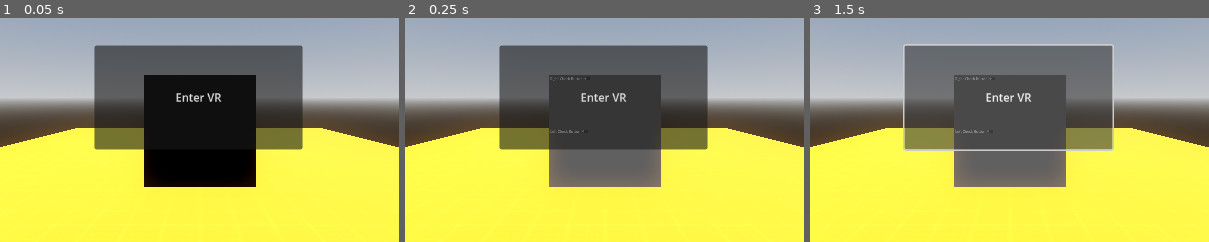
Above: before the commit, frames 1-3 (left to right).
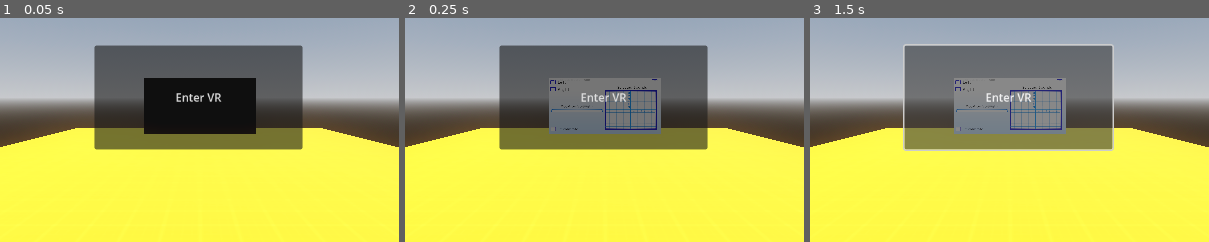
Above: after the commit, the same moments.

Repository: RomanSchifsky/CSCI5619-FinalProject
Game: Godot game, scene res://scenes/main.tscn
The game is run twice, just before and just after one commit, with the same random seed, the same clock (stepped at 60 frames per second) and the same inputs.
Inputs:
- Up to frame 1 (0.05 s): no input
- Up to frame 2 (0.25 s): no input
- Up to frame 3 (1.5 s): click "Enter VR" at 0.5 s; click "Enter VR" at 1.25 s
The pictures show only the part of the screen within x 25-75%, y 32-82%; the shares and areas given below are measured in that part.

The runs differ from the first frame. In frame 1, 7.0% of the frame differs, in the area x 36-65%, y 25-76%; in frame 2, 14%; in frame 3, 14%.

Commit message:
Layout Fixes
Improved the layout a bit with an actual picture

Diff:
--- a/scenes/main.tscn
+++ b/scenes/main.tscn
@@ -12,6 +12,7 @@
 [ext_resource type="PackedScene" uid="uid://b6bk2pj8vbj28" path="res://addons/godot-xr-tools/functions/movement_turn.tscn" id="6_ny43q"]
 [ext_resource type="PackedScene" uid="uid://c2q5phg8w08o" path="res://addons/godot-xr-tools/functions/movement_jump.tscn" id="7_l7nxi"]
 [ext_resource type="PackedScene" uid="uid://bk6ban0hctyym" path="res://addons/godot-xr-tools/functions/movement_wall_walk.tscn" id="8_niqa7"]
+[ext_resource type="Texture2D" uid="uid://dwrnh5pxqasnc" path="res://objects/mockup_v3.png" id="13_rjptj"]
 
 [sub_resource type="ProceduralSkyMaterial" id="ProceduralSkyMaterial_osj4q"]
 sky_horizon_color = Color(0.64625, 0.65575, 0.67075, 1)
@@ -108,7 +109,7 @@
 material = ExtResource("6_ld3ke")
 
 [node name="SpatialMenu" type="MeshInstance3D" parent="."]
-transform = Transform3D(1, 0, 0, 0, -4.37114e-08, -1, 0, 1, -4.37114e-08, 0, 1.14717, -5.21162)
+transform = Transform3D(1, 0, 0, 0, -4.37114e-08, -0.5, 0, 1, -2.18557e-08, 0, 1.59462, -5.21162)
 material_override = SubResource("StandardMaterial3D_eilww")
 mesh = SubResource("PlaneMesh_np3ht")
 
@@ -116,6 +117,13 @@
 
 [node name="CanvasLayer2" type="CanvasLayer" parent="SubViewport"]
 follow_viewport_enabled = true
+
+[node name="MockupV3" type="Sprite2D" parent="SubViewport/CanvasLayer2"]
+light_mask = 0
+z_as_relative = false
+scale = Vector2(0.32, 0.51)
+texture = ExtResource("13_rjptj")
+centered = false
 
 [node name="LeftCheckButton" type="CheckButton" parent="SubViewport/CanvasLayer2"]
 anchors_preset = 4
--- /dev/null
+++ b/scripts/leftCon.gd
@@ -0,0 +1,11 @@
+extends Node
+
+
+# Called when the node enters the scene tree for the first time.
+func _ready():
+	pass # Replace with function body.
+
+
+# Called every frame. 'delta' is the elapsed time since the previous frame.
+func _process(delta):
+	pass
--- /dev/null
+++ b/scripts/rightCon.gd
@@ -0,0 +1,11 @@
+extends Node
+
+
+# Called when the node enters the scene tree for the first time.
+func _ready():
+	pass # Replace with function body.
+
+
+# Called every frame. 'delta' is the elapsed time since the previous frame.
+func _process(delta):
+	pass
Not shown: 1 places in scenes/main.tscn that only renumber resources
